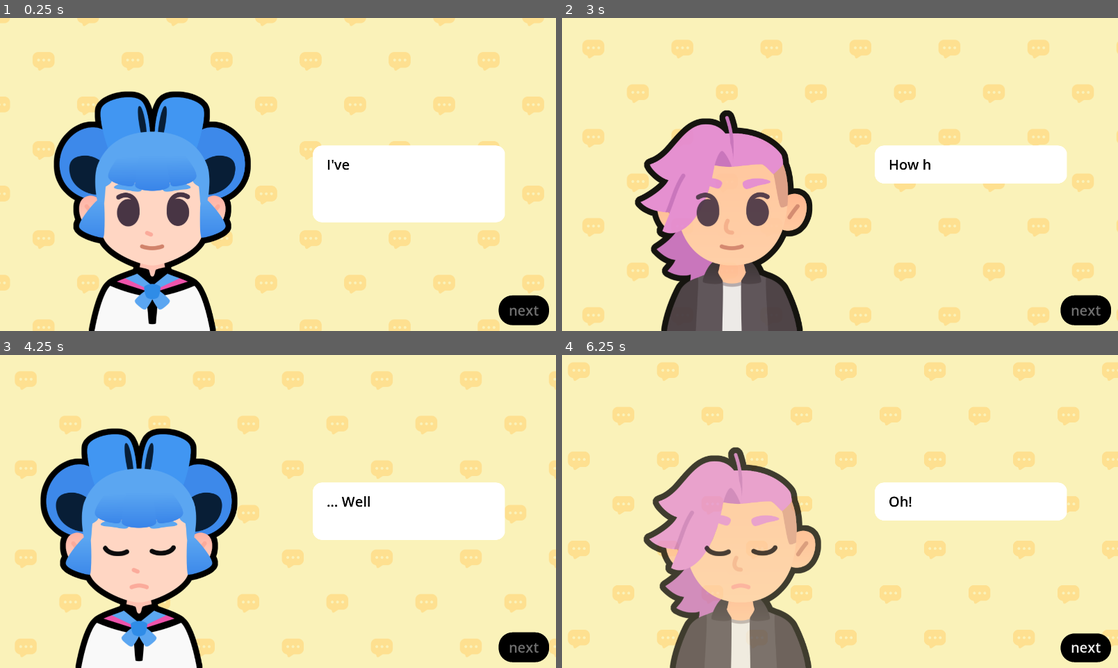
Above: before the commit, frames 1-4 (two rows, left to right).
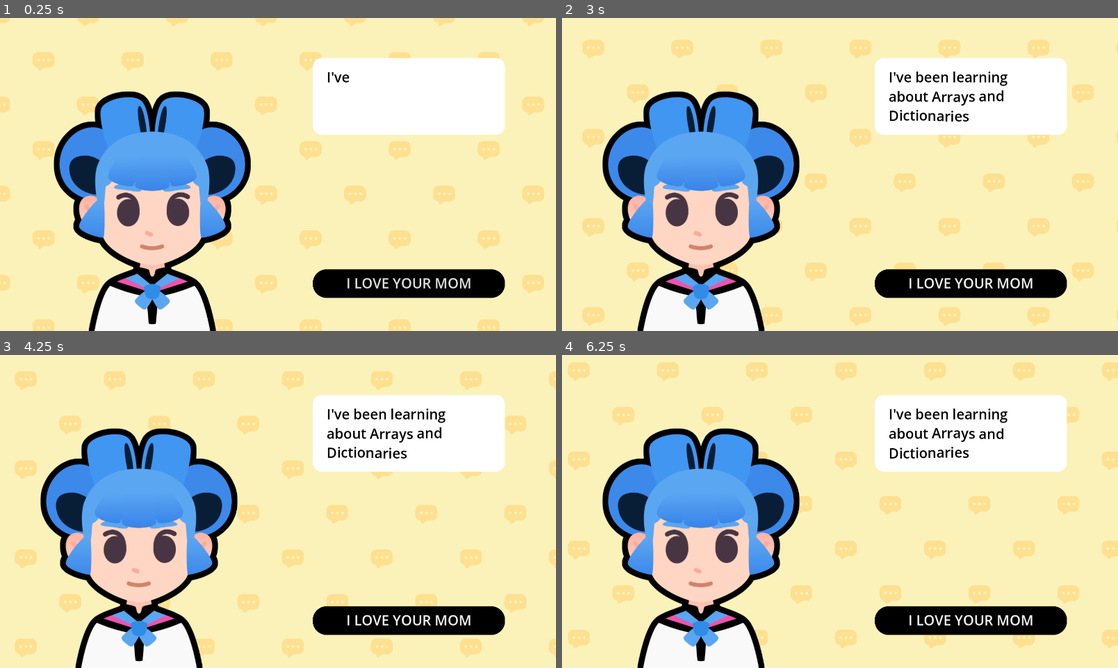
Above: after the commit, the same moments.

Repository: Mulinzhang123/M8-STARTING-A-DIALOGUE
Game: Godot game, scene res://lessons/dialogue.tscn
The game is run twice, just before and just after one commit, with the same random seed, the same clock (stepped at 60 frames per second) and the same inputs. The project has no main scene, so this scene is started directly. Sound files missing from this copy of the repository are replaced by a short silence.
Inputs (mouse positions are in pixels of both pictures, inside the frame that each line leads up to):
- Up to frame 1 (0.25 s): no input
- Up to frame 2 (3 s): click (973, 284) at 0.5 s, where only the run after the commit has a clickable "I LOVE YOUR MOM"; click (973, 284) at 1.25 s, where only the run after the commit has a clickable "I LOVE YOUR MOM"; click (973, 284) at 2 s, where only the run after the commit has a clickable "I LOVE YOUR MOM"; click (1084, 312) at 2.75 s, where only the run before the commit has a clickable "next"
- Up to frame 3 (4.25 s): tap Enter at 3.5 s; move the mouse to (400, 495) at 3.52 s; tap Z at 3.6 s; click (400, 495) at 3.67 s; tap Space at 3.77 s
- Up to frame 4 (6.25 s): move the mouse to (728, 527) at 4.27 s; tap Z at 4.35, 5.1, 5.85 s; click (728, 527) at 4.42 s; tap Space at 4.52, 6.02 s; move the mouse to (895, 442) at 5.02 s; click (895, 442) at 5.17 s; move the mouse to (812, 574) at 5.77 s; click (812, 574) at 5.92 s

The runs differ from the first frame. In frame 1, 21% of the frame differs, in the area x 56-99%, y 12-99%; in frame 2, 37%; in frame 3, 20%; in frame 4, 39%, in the area x 7-99%, y 12-100%.
Error after the commit: Invalid assignment of property or key 'disabled' with value of type 'bool' on a base object of type 'null instance'. (res://lessons/dialogue.gd:110)

Commit message:
lesson 2 done

Diff:
--- a/M08.start_a_dialog_workbook/lessons/dialogue.tscn
+++ b/M08.start_a_dialog_workbook/lessons/dialogue.tscn
@@ -14,12 +14,6 @@
 shader_parameter/bg_color = Color(0.980392, 0.94902, 0.72549, 1)
 shader_parameter/pattern_color = Color(0.996078, 0.878431, 0.564706, 1)
 shader_parameter/pattern_size = 256.0
-
-[sub_resource type="InputEventAction" id="InputEventAction_3rk3v"]
-action = &"advance_text"
-
-[sub_resource type="Shortcut" id="Shortcut_7vboy"]
-events = [SubResource("InputEventAction_3rk3v")]
 
 [node name="Dialogue" type="Control"]
 layout_mode = 3
@@ -65,38 +59,40 @@
 expand_mode = 1
 stretch_mode = 5
 
-[node name="RichTextLabel" type="RichTextLabel" parent="."]
-unique_name_in_owner = true
+[node name="VBoxContainer" type="VBoxContainer" parent="."]
+clip_contents = true
 layout_mode = 1
 anchors_preset = -1
 anchor_left = 0.75
 anchor_right = 1.0
 anchor_bottom = 1.0
-offset_left = -360.32
-offset_top = 440.0
+offset_left = -360.32007
+offset_top = 138.0
 offset_right = -176.0
-offset_bottom = -519.0
+offset_bottom = -114.0
+focus_mode = 3
+mouse_filter = 0
+
+[node name="RichTextLabel" type="RichTextLabel" parent="VBoxContainer"]
+unique_name_in_owner = true
+layout_mode = 2
 size_flags_horizontal = 3
+size_flags_vertical = 2
 bbcode_enabled = true
 text = "Hello World"
 fit_content = true
 
-[node name="NextButton" type="Button" parent="."]
+[node name="ActionsButtonsVBoxContainer" type="VBoxContainer" parent="VBoxContainer"]
 unique_name_in_owner = true
-layout_mode = 1
-anchors_preset = 3
-anchor_left = 1.0
-anchor_top = 1.0
-anchor_right = 1.0
-anchor_bottom = 1.0
-offset_left = -198.0
-offset_top = -107.0
-offset_right = -24.0
-offset_bottom = -20.0
-grow_horizontal = 0
-grow_vertical = 0
-shortcut = SubResource("Shortcut_7vboy")
-text = "next"
+clip_contents = true
+layout_mode = 2
+focus_mode = 3
+mouse_filter = 0
+
+[node name="Button" type="Button" parent="VBoxContainer/ActionsButtonsVBoxContainer"]
+layout_mode = 2
+text = "I LOVE YOUR MOM
+"
 
 [node name="AudioStreamPlayer" type="AudioStreamPlayer" parent="."]
 unique_name_in_owner = true
Not shown: 1 places in M08.start_a_dialog_workbook/lessons/dialogue.tscn that only renumber resources
